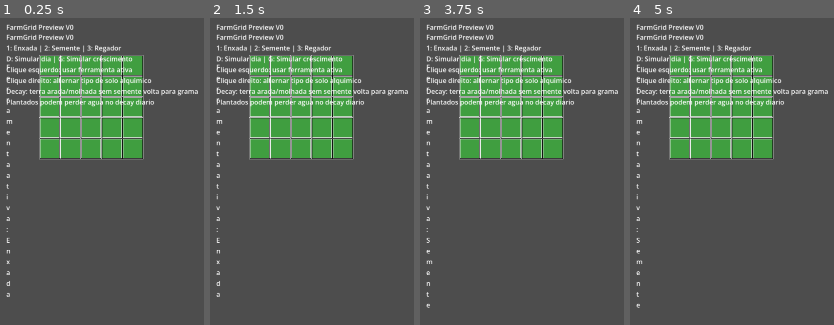
Above: before the commit, frames 1-4 (left to right).
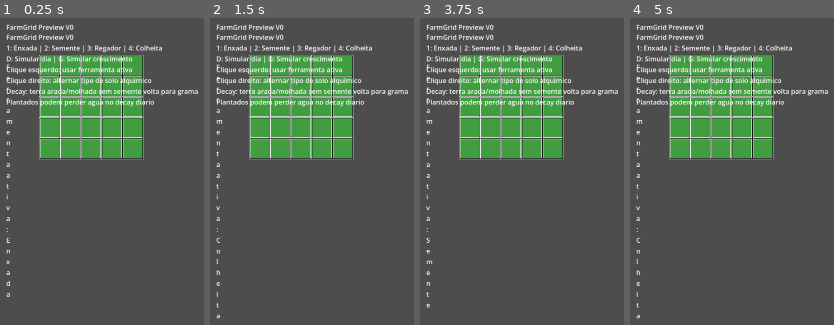
Above: after the commit, the same moments.

Repository: LeandroSatsuki/Cauldron-Crops
Game: Godot game, scene res://Scenes/dev/FarmGridPreview.tscn
Two runs of this game, one before a commit and one after it. Both use one fixed random seed, a clock stepped at 60 frames per second and the inputs below. This scene is started directly instead of the project's main scene.
Inputs (mouse positions are in pixels of both pictures, inside the frame that each line leads up to):
- Up to frame 1 (0.25 s): no input
- Up to frame 2 (1.5 s): tap Enter at 0.5 s; move the mouse to (outside the picture) at 0.52 s; hold D 0.53-1.25 s; tap 4 at 0.6 s; click (outside the picture) at 0.67 s; tap Space at 1.25 s; drag from (outside the picture) to (outside the picture) at 1.27 s
- Up to frame 3 (3.75 s): tap Enter at 2, 3.5 s; move the mouse to (outside the picture) at 2.02 s; hold D 2.03-2.75 s; tap G at 2.1 s; tap 4 at 2.3 s; tap Space at 2.75 s; drag from (outside the picture) to (577, 171) at 2.77 s; move the mouse to (outside the picture) at 3.52 s; tap 2 at 3.6 s
- Up to frame 4 (5 s): tap 4 at 3.8 s; tap Space at 4.25 s; drag from (787, 171) to (outside the picture) at 4.27 s

The runs differ from the first frame. In frame 1, 0.2% of the frame differs, in the area x 60-80%, y 8-12%; in frame 2, 0.3%; in frame 3, 0.2%; in frame 4, 0.3%, in the area x 2-80%, y 8-99%.

Commit message:
dev: testa colheita fake no farm grid preview

Diff:
--- a/Scenes/dev/FarmGridPreview.tscn
+++ b/Scenes/dev/FarmGridPreview.tscn
@@ -12,7 +12,7 @@
 [node name="InfoLabel" type="Label" parent="."]
 position = Vector2(20, 44)
 size = Vector2(720, 118)
-text = "FarmGrid Preview V0\n1: Enxada | 2: Semente | 3: Regador\nD: Simular dia | G: Simular cresciment …(193 unchanged characters)…
+text = "FarmGrid Preview V0\n1: Enxada | 2: Semente | 3: Regador | 4: Colheita\nD: Simular dia | G: Simular cresciment …(193 unchanged characters)…
 autowrap_mode = 3
 
 [node name="ToolLabel" type="Label" parent="."]
--- a/Scripts/dev/FarmGridPreview.gd
+++ b/Scripts/dev/FarmGridPreview.gd
@@ -4,7 +4,8 @@
 	NONE,
 	HOE,
 	SEED,
-	WATERING_CAN
+	WATERING_CAN,
+	HARVEST
 }
 
 const DEBUG_GROWTH_STEP: float = 2.5
@@ -73,6 +74,9 @@
 		if key_event.pressed and not key_event.echo and key_event.keycode == KEY_3:
 			_definir_ferramenta(ToolType.WATERING_CAN)
 			return
+		if key_event.pressed and not key_event.echo and key_event.keycode == KEY_4:
+			_definir_ferramenta(ToolType.HARVEST)
+			return
 
 	if event is not InputEventMouseButton:
 		return
@@ -112,6 +116,8 @@
 			_usar_semente(tile_position, tile)
 		ToolType.WATERING_CAN:
 			_usar_regador(tile_position, tile)
+		ToolType.HARVEST:
+			_usar_colheita(tile_position, tile)
 		_:
 			print("FarmGridPreview: nenhuma ferramenta ativa no tile (%d, %d)." % [tile_position.x, tile_position.y])
 
@@ -164,6 +170,25 @@
 		return
 
 	print("FarmGridPreview: Regador sem efeito no tile (%d, %d): %s." % [tile_position.x, tile_position.y, _get_tile_state_name(tile.tile_state)])
+
+func _usar_colheita(tile_position: Vector2i, tile: FarmTileData) -> void:
+	if tile.crop_id == "":
+		print("FarmGridPreview: Colheita sem efeito no tile (%d, %d): %s." % [tile_position.x, tile_position.y, _get_tile_state_name(tile.tile_state)])
+		return
+
+	if tile.remaining_growth_time > 0.0:
+		print("FarmGridPreview: crop ainda nao esta madura no tile (%d, %d)." % [tile_position.x, tile_position.y])
+		return
+
+	print("FarmGridPreview: colheu %s no tile (%d, %d)." % [tile.crop_id, tile_position.x, tile_position.y])
+	tile.crop_id = ""
+	tile.remaining_growth_time = 0.0
+	tile.total_growth_time = 0.0
+	tile.is_watered = false
+	tile.moisture = 0.0
+	tile.tile_state = FarmTileData.TileState.ARADO
+	grid_manager.set_tile(tile_position, tile)
+	queue_redraw()
 
 func _simular_decay_diario() -> void:
 	if grid_manager == null:
@@ -374,6 +399,8 @@
 			return "Semente"
 		ToolType.WATERING_CAN:
 			return "Regador"
+		ToolType.HARVEST:
+			return "Colheita"
 		ToolType.NONE:
 			return "Nenhuma"
 		_:
Not shown, changed: docs/CHANGELOG.md
Not shown, changed: docs/DECISIONS.md
Not shown, changed: docs/FARM_SYSTEM_V2.md
Not shown, changed: docs/ROADMAP.md
